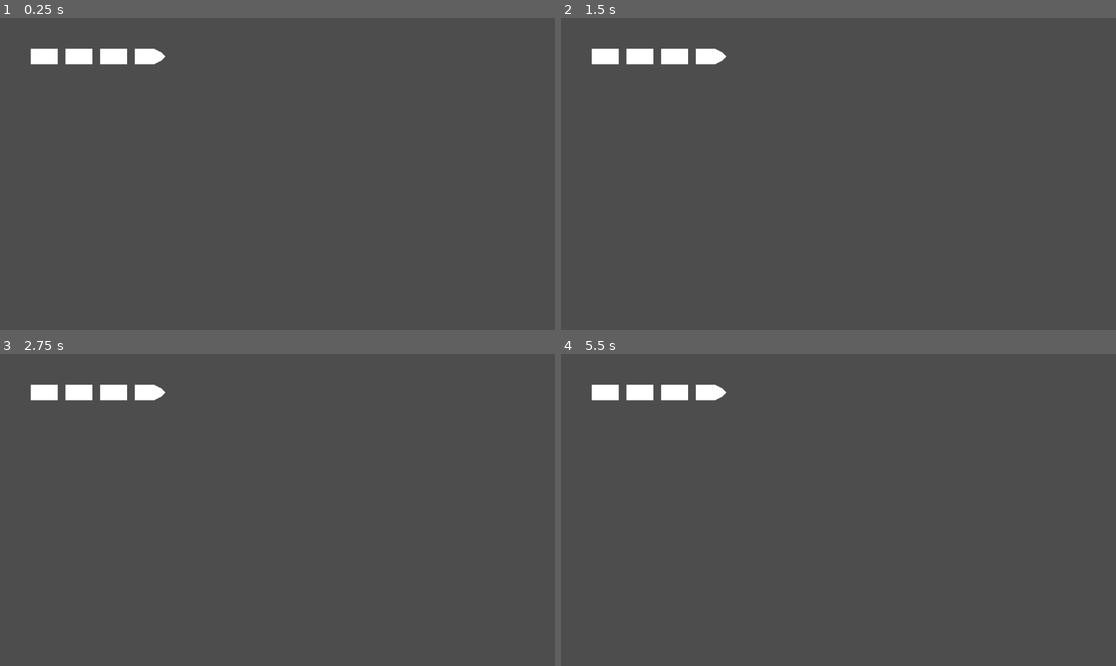
Above: before the commit, frames 1-4 (two rows, left to right).
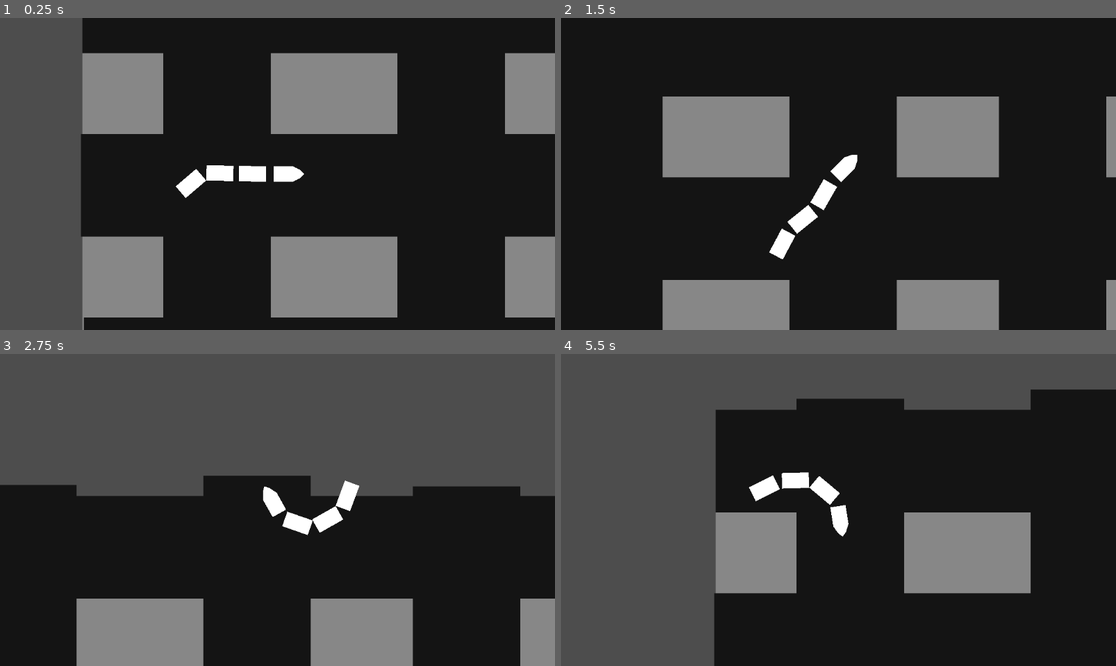
Above: after the commit, the same moments.

Repository: GodMadeEarth/Godot-Wild-Jam-59
Game: Godot game, scene res://game.tscn
Two runs of this game, one before a commit and one after it. Both use one fixed random seed, a clock stepped at 60 frames per second and the inputs below. Before the commit the project starts from res://node_2d.tscn.
Inputs:
- Up to frame 1 (0.25 s): no input
- Up to frame 2 (1.5 s): hold A (Move_L, bound only after the commit) 0.53-1.28 s; tap D (Move_R, bound only after the commit) at 0.8, 1.35 s
- Up to frame 3 (2.75 s): tap A (Move_L, bound only after the commit) at 1.55 s; hold A (Move_L, bound only after the commit) from 2.03 s (still down); tap D (Move_R, bound only after the commit) at 2.3 s
- Up to frame 4 (5.5 s): release A (Move_L, bound only after the commit) at 2.78 s; tap D (Move_R, bound only after the commit) at 2.85, 3.8, 4.35, 5.3 s; tap A (Move_L, bound only after the commit) at 3.05, 4.55 s; hold A (Move_L, bound only after the commit) 3.53-4.28 s; hold A (Move_L, bound only after the commit) from 5.03 s (still down)

The runs differ from the first frame. In frame 1, 85% of the frame differs, in the area x 5-100%, y 0-100%; in frame 2, 100%, in the area x 0-100%, y 0-100%; in frame 3, 58%; in frame 4, 62%.

Commit message:
Added basic train movement

Diff:
--- a/Godot-wild-jam-59/Train.gd
+++ b/Godot-wild-jam-59/Train.gd
@@ -1,5 +1,8 @@
-extends RigidBody2D
+extends Node2D
 
+@export var speed:int = 100
+var rotation_speed:float = PI/3
+var rotation_direction:= 0.0 : set = set_dir, get = get_dir
 
 # Called when the node enters the scene tree for the first time.
 func _ready():
@@ -8,4 +11,29 @@
 
 # Called every frame. 'delta' is the elapsed time since the previous frame.
 func _process(delta):
-	pass
+	move(delta)
+
+func move(delta):
+	if Input.is_action_pressed("Move_L"):
+		set_dir(-0.05)
+	if Input.is_action_pressed("Move_R"):
+		set_dir(0.05)
+
+	var velocity = (Vector2.UP.rotated(rotation) * speed*delta)
+	rotation = rotation+(rotation_direction*rotation_speed*delta)
+	position += velocity
+
+
+func set_dir(ajustment:float):
+	rotation_direction+=ajustment
+	if rotation_direction+ajustment > 1:
+		rotation_direction = 1
+	elif rotation_direction+ajustment < -1:
+		rotation_direction = -1
+
+#	if rotation_direction+ajustment < 1 or rotation_direction+ajustment < -1:
+#		rotation_direction+=ajustment
+	print(rotation_direction)
+
+func get_dir():
+	return rotation_direction
--- /dev/null
+++ b/Godot-wild-jam-59/game.tscn
@@ -0,0 +1,69 @@
+[gd_scene load_steps=2 format=3 uid="uid://4icy85h2kksj"]
+
+[ext_resource type="PackedScene" uid="uid://vjoupg6f5jg0" path="res://train.tscn" id="1_ru2op"]
+
+[node name="game" type="Node2D"]
+
+[node name="ColorRect" type="ColorRect" parent="."]
+offset_right = 2001.0
+offset_bottom = 1350.0
+color = Color(0.529412, 0.529412, 0.529412, 1)
+
+[node name="ColorRect2" type="ColorRect" parent="."]
+offset_right = 2001.0
+offset_bottom = 213.0
+color = Color(0.0784314, 0.0784314, 0.0784314, 1)
+
+[node name="ColorRect6" type="ColorRect" parent="."]
+offset_left = 1089.0
+offset_top = -20.0
+offset_right = 1312.0
+offset_bottom = 1377.0
+color = Color(0.0784314, 0.0784314, 0.0784314, 1)
+
+[node name="ColorRect8" type="ColorRect" parent="."]
+offset_left = 654.0
+offset_top = -42.0
+offset_right = 877.0
+offset_bottom = 1355.0
+color = Color(0.0784314, 0.0784314, 0.0784314, 1)
+
+[node name="ColorRect9" type="ColorRect" parent="."]
+offset_left = 168.0
+offset_top = -23.0
+offset_right = 391.0
+offset_bottom = 1374.0
+color = Color(0.0784314, 0.0784314, 0.0784314, 1)
+
+[node name="ColorRect7" type="ColorRect" parent="."]
+offset_left = 1556.0
+offset_top = -13.0
+offset_right = 1779.0
+offset_bottom = 1384.0
+color = Color(0.0784314, 0.0784314, 0.0784314, 1)
+
+[node name="ColorRect3" type="ColorRect" parent="."]
+offset_left = -3.0
+offset_top = 381.0
+offset_right = 1998.0
+offset_bottom = 594.0
+color = Color(0.0784314, 0.0784314, 0.0784314, 1)
+
+[node name="ColorRect4" type="ColorRect" parent="."]
+offset_left = 3.0
+offset_top = 762.0
+offset_right = 2004.0
+offset_bottom = 975.0
+color = Color(0.0784314, 0.0784314, 0.0784314, 1)
+
+[node name="ColorRect5" type="ColorRect" parent="."]
+offset_left = 3.0
+offset_top = 1156.0
+offset_right = 2004.0
+offset_bottom = 1369.0
+color = Color(0.0784314, 0.0784314, 0.0784314, 1)
+
+[node name="Train" parent="." instance=ExtResource("1_ru2op")]
+position = Vector2(330, 464)
+
+[node name="Camera2D" type="Camera2D" parent="Train"]
--- a/Godot-wild-jam-59/project.godot
+++ b/Godot-wild-jam-59/project.godot
@@ -11,9 +11,22 @@
 [application]
 
 config/name="Godot-wild-jam-59"
-run/main_scene="res://node_2d.tscn"
+run/main_scene="res://game.tscn"
 config/features=PackedStringArray("4.1", "GL Compatibility")
 config/icon="res://icon.svg"
+
+[input]
+
+Move_L={
+"deadzone": 0.5,
+"events": [Object(InputEventKey,"resource_local_to_scene":false,"resource_name":"","device":-1,"window_id":0,"alt_pressed":false,"shift_pressed":false,"ctrl_pressed":false,"meta_pressed":false,"pressed":false,"keycode":0,"physical_keycode":65,"key_label":0,"unicode":97,"echo":false,"script":null)
+]
+}
+Move_R={
+"deadzone": 0.5,
+"events": [Object(InputEventKey,"resource_local_to_scene":false,"resource_name":"","device":-1,"window_id":0,"alt_pressed":false,"shift_pressed":false,"ctrl_pressed":false,"meta_pressed":false,"pressed":false,"keycode":0,"physical_keycode":68,"key_label":0,"unicode":100,"echo":false,"script":null)
+]
+}
 
 [rendering]
 
--- a/Godot-wild-jam-59/node_2d.tscn
+++ b/Godot-wild-jam-59/train.tscn
@@ -3,31 +3,33 @@
 [ext_resource type="Script" path="res://Train.gd" id="1_42oq3"]
 
 [node name="Train" type="Node2D"]
-position = Vector2(288, 80)
 rotation = 1.5708
+script = ExtResource("1_42oq3")
+speed = 300
 
-[node name="Train" type="RigidBody2D" parent="."]
+[node name="Train head" type="CharacterBody2D" parent="."]
 position = Vector2(-3.05176e-05, 0)
-gravity_scale = 0.0
-script = ExtResource("1_42oq3")
+metadata/_edit_group_ = true
 
-[node name="Polygon2D" type="Polygon2D" parent="Train"]
+[node name="Polygon2D" type="Polygon2D" parent="Train head"]
 position = Vector2(-8, -8)
 polygon = PackedVector2Array(8, -48, 0, -40, -8, -24, -8, 16, 24, 16, 24, -24, 15.8632, -40.1368)
 
-[node name="CollisionPolygon2D" type="CollisionPolygon2D" parent="Train"]
+[node name="CollisionPolygon2D" type="CollisionPolygon2D" parent="Train head"]
 position = Vector2(-8, -8)
 polygon = PackedVector2Array(0, -40, -8, -24, -8, 16, 24, 16, 24, -24, 16, -40, 8, -48)
 
 [node name="PinJoint2D" type="PinJoint2D" parent="."]
-position = Vector2(-3.05176e-05, 16)
-node_a = NodePath("../Train")
+position = Vector2(4.95911e-05, 14)
+node_a = NodePath("../Train head")
 node_b = NodePath("../Train Car")
+bias = 0.1
 disable_collision = false
 
 [node name="Train Car" type="RigidBody2D" parent="."]
-position = Vector2(-3.05176e-05, 48)
+position = Vector2(0.000160217, 44)
 gravity_scale = 0.0
+metadata/_edit_group_ = true
 
 [node name="Polygon2D" type="Polygon2D" parent="Train Car"]
 position = Vector2(-8.00003, -16)
@@ -38,14 +40,16 @@
 polygon = PackedVector2Array(-8, -8, -8, 48, 24, 48, 24, -8)
 
 [node name="PinJoint2D2" type="PinJoint2D" parent="."]
-position = Vector2(-3.05176e-05, 88)
+position = Vector2(0.000297546, 82)
 node_a = NodePath("../Train Car")
 node_b = NodePath("../Train Car2")
+bias = 0.1
 disable_collision = false
 
 [node name="Train Car2" type="RigidBody2D" parent="."]
-position = Vector2(-3.05176e-05, 120)
+position = Vector2(0.000404358, 112)
 gravity_scale = 0.0
+metadata/_edit_group_ = true
 
 [node name="Polygon2D" type="Polygon2D" parent="Train Car2"]
 position = Vector2(-8, -16)
@@ -56,14 +60,16 @@
 polygon = PackedVector2Array(-8, -8, -8, 48, 24, 48, 24, -8)
 
 [node name="PinJoint2D3" type="PinJoint2D" parent="."]
-position = Vector2(-3.05176e-05, 160)
+position = Vector2(0.000549316, 150)
 node_a = NodePath("../Train Car2")
 node_b = NodePath("../Train Car3")
+bias = 0.1
 disable_collision = false
 
 [node name="Train Car3" type="RigidBody2D" parent="."]
-position = Vector2(-3.05176e-05, 192)
+position = Vector2(0.000656128, 180)
 gravity_scale = 0.0
+metadata/_edit_group_ = true
 
 [node name="Polygon2D" type="Polygon2D" parent="Train Car3"]
 position = Vector2(-8, -16)
